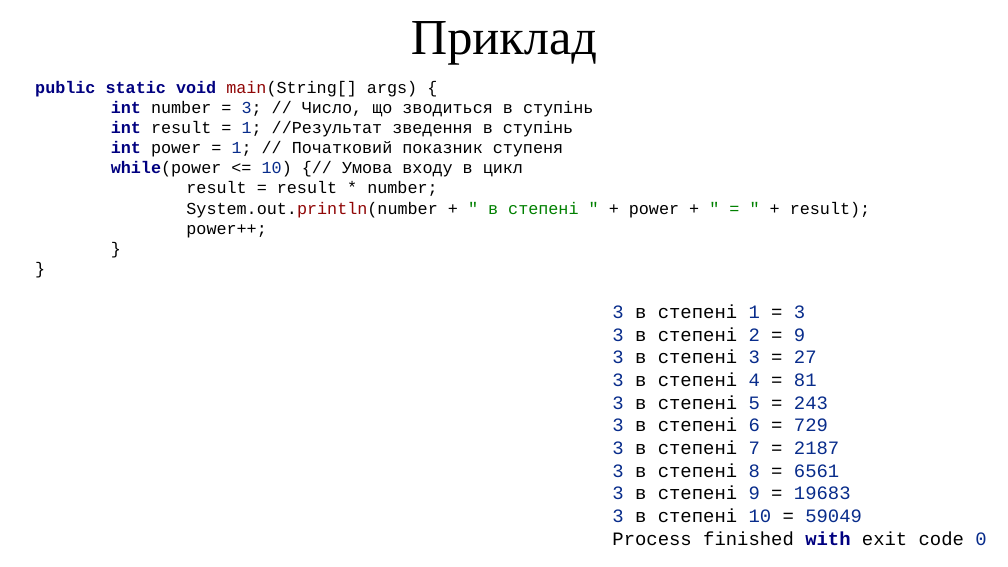
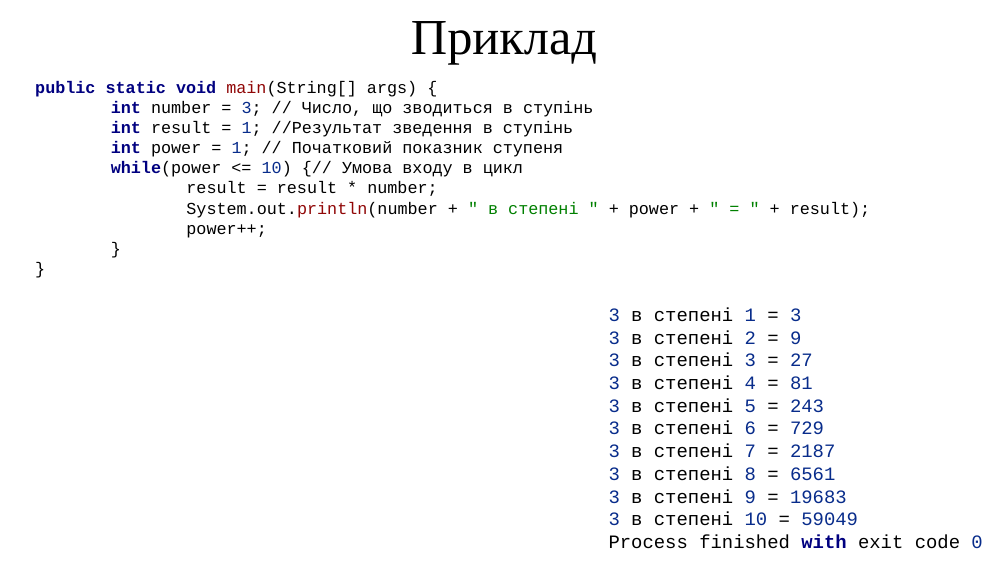
Before and after one commit to arg3ntuum/JavaCourse, a slide deck: slide 7 of Java Урок 4 for while.pptx (slide 4 before the commit). Drawn at 1008x567 pixels with LibreOffice and Linux fonts; fonts in the diff are those of the drawing. Boxes give left, top, right and bottom in pixels: in the first picture for what was removed or moved away, otherwise in the second. Text is boxed around its words. In the diff, an @@ line names an element or a change of style, - is before the commit and + after.

```diff
--- a/Java Урок 4 for while.pptx
+++ b/Java Урок 4 for while.pptx
@@ text "3 в степені 1 = ..." moved from (x1=612, y1=305, x2=986, y2=546) to (x1=609, y1=308, x2=982, y2=549) @@
```
Also in this commit, not shown: 3 other slides changed, 5 other files.
